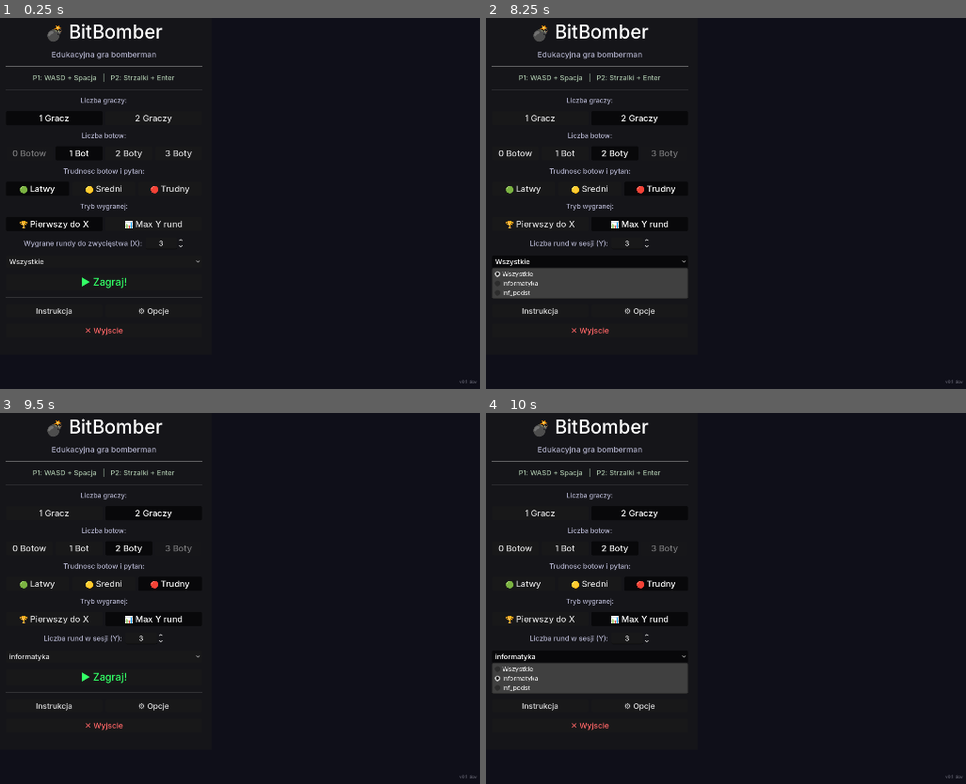
Above: before the commit, frames 1-4 (two rows, left to right).
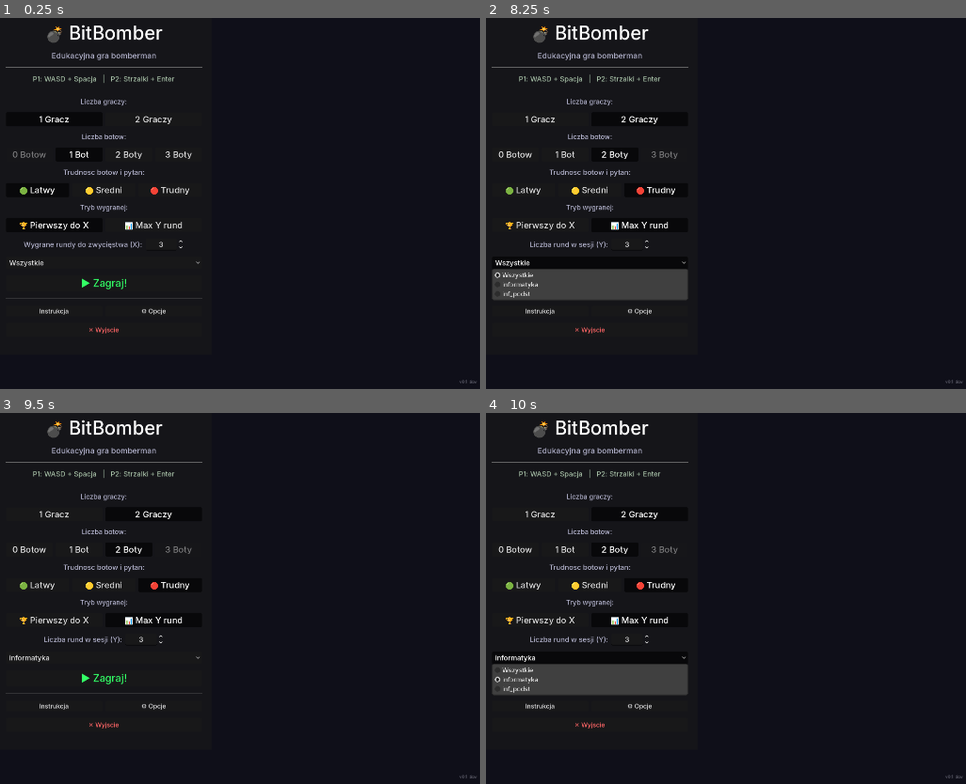
Above: after the commit, the same moments.

Repository: DaVideX12324/BitBomber
Game: Godot game, scene res://scenes/game.tscn
Two runs of this game, one before a commit and one after it. Both use one fixed random seed, a clock stepped at 60 frames per second and the inputs below.
Inputs:
- Up to frame 1 (0.25 s): no input
- Up to frame 2 (8.25 s): click "1 Gracz" at 0.5 s; click "2 Graczy" at 1.25 s; click "0 Botow" at 2 s; click "1 Bot" at 2.75 s; click "2 Boty" at 3.5 s; click "🟢 Latwy" at 4.25 s; click "🟡 Sredni" at 5 s; click "🔴 Trudny" at 5.75 s; click "🏆 Pierwszy do X" at 6.5 s; click "📊 Max Y rund" at 7.25 s; click "Wszystkie" at 8 s
- Up to frame 3 (9.5 s): click "▶ Zagraj!" at 8.75 s
- Up to frame 4 (10 s): click "informatyka" at 9.5 s

The runs differ from the first frame. In frame 1, 3.1% of the frame differs, in the area x 1-43%, y 1-86%; in frame 2, 3.0%; in frame 3, 3.0%; in frame 4, 3.0%.

Commit message:
feat(ui): full UIScaleManager integration in main_menu

Diff:
--- a/scripts/main_menu.gd
+++ b/scripts/main_menu.gd
@@ -29,6 +29,9 @@
 @onready var _diff_hbox      : HBoxContainer  = $"Center/Panel/VBox/HBoxDiff"
 @onready var _quiz_opt       : OptionButton   = $"Center/Panel/VBox/QuizOpt"
 @onready var _start_btn      : Button         = $"Center/Panel/VBox/BtnStart"
+@onready var _btn_quit       : Button         = $"Center/Panel/VBox/BtnQuit"
+@onready var _btn_help       : Button         = $"Center/Panel/VBox/HBoxMeta/BtnHelp"
+@onready var _btn_options    : Button         = $"Center/Panel/VBox/HBoxMeta/BtnOptions"
 @onready var _options_menu                    = $OptionsMenu
 
 var _sel_players : int = 1
@@ -36,7 +39,10 @@
 var _sel_diff    : int = 0
 var _sel_win     : int = 0
 
-var _help_overlay : ColorRect
+var _help_overlay  : ColorRect
+var _help_title    : Label
+var _help_content  : RichTextLabel
+var _help_close    : Button
 
 
 func _ready() -> void:
@@ -53,10 +59,9 @@
 		var idx := i
 		_win_btns[i].pressed.connect(func(): _set_win(idx))
 	_rounds_spin.value_changed.connect(_on_rounds_changed)
-	_rounds_spin.get_line_edit().add_theme_font_size_override("font_size", 18)
-	$"Center/Panel/VBox/BtnQuit".pressed.connect(get_tree().quit)
-	$"Center/Panel/VBox/HBoxMeta/BtnHelp".pressed.connect(_show_help)
-	$"Center/Panel/VBox/HBoxMeta/BtnOptions".pressed.connect(func(): _options_menu.open())
+	_btn_quit.pressed.connect(get_tree().quit)
+	_btn_help.pressed.connect(_show_help)
+	_btn_options.pressed.connect(func(): _options_menu.open())
 	var quizzes = QuizManager.get_quiz_ids()
 	_quiz_opt.add_item("Wszystkie")
 	for q in quizzes:
@@ -73,15 +78,34 @@
 	UIScaleManager.scale_changed.connect(_on_scale_changed)
 	_on_scale_changed(UIScaleManager.scale_factor)
 
+
 func _on_scale_changed(_s: float) -> void:
 	var fs_btn   := UIScaleManager.px(22)
 	var fs_label := UIScaleManager.px(18)
-	for btn in _players_btns + _bots_btns + _diff_btns + _win_btns:
+	var fs_meta  := UIScaleManager.px(16)
+	# Przyciski wyboru (gracze / boty / trudność / wygrana)
+	for btn: Button in _players_btns + _bots_btns + _diff_btns + _win_btns:
 		btn.add_theme_font_size_override("font_size", fs_btn)
+	# Przyciski główne
 	_start_btn.add_theme_font_size_override("font_size", UIScaleManager.px(26))
+	_btn_quit.add_theme_font_size_override("font_size", fs_meta)
+	_btn_help.add_theme_font_size_override("font_size", fs_meta)
+	_btn_options.add_theme_font_size_override("font_size", fs_meta)
+	# Labele
 	_rounds_label.add_theme_font_size_override("font_size", fs_label)
 	_diff_label.add_theme_font_size_override("font_size", fs_label)
+	# SpinBox
 	_rounds_spin.get_line_edit().add_theme_font_size_override("font_size", fs_label)
+	# OptionButton (quiz)
+	_quiz_opt.add_theme_font_size_override("font_size", fs_label)
+	# Overlay pomocy (jeśli już zbudowany)
+	if _help_title:
+		_help_title.add_theme_font_size_override("font_size", UIScaleManager.px(22))
+	if _help_content:
+		_help_content.add_theme_font_size_override("normal_font_size", UIScaleManager.px(15))
+	if _help_close:
+		_help_close.add_theme_font_size_override("font_size", fs_meta)
+
 
 # ---------------------------------------------------------------------------
 
@@ -155,7 +179,7 @@
 
 
 # ---------------------------------------------------------------------------
-# Instrukcja
+# Instrukcja (budowana dynamicznie)
 # ---------------------------------------------------------------------------
 
 func _build_help_overlay() -> void:
@@ -165,6 +189,7 @@
 	_help_overlay.mouse_filter = Control.MOUSE_FILTER_STOP
 	_help_overlay.visible = false
 	add_child(_help_overlay)
+
 	var panel := PanelContainer.new()
 	panel.set_anchors_preset(Control.PRESET_CENTER)
 	panel.custom_minimum_size = Vector2(640, 500)
@@ -173,28 +198,31 @@
 	panel.offset_right  =  320
 	panel.offset_bottom =  250
 	_help_overlay.add_child(panel)
+
 	var margin := MarginContainer.new()
 	for side in ["left", "right", "top", "bottom"]:
 		margin.add_theme_constant_override("margin_" + side, 16)
 	panel.add_child(margin)
+
 	var vbox := VBoxContainer.new()
 	vbox.add_theme_constant_override("separation", 12)
 	margin.add_child(vbox)
-	var title := Label.new()
-	title.text = "💣  Jak grać w BitBomber?"
-	title.add_theme_font_size_override("font_size", 22)
-	title.horizontal_alignment = HORIZONTAL_ALIGNMENT_CENTER
-	vbox.add_child(title)
+
+	_help_title = Label.new()
+	_help_title.text = "\U0001F4A3  Jak gra\u0107 w BitBomber?"
+	_help_title.horizontal_alignment = HORIZONTAL_ALIGNMENT_CENTER
+	vbox.add_child(_help_title)
 	vbox.add_child(HSeparator.new())
+
 	var scroll := ScrollContainer.new()
 	scroll.size_flags_vertical = Control.SIZE_EXPAND_FILL
 	vbox.add_child(scroll)
-	var content := RichTextLabel.new()
-	content.bbcode_enabled = true
-	content.fit_content = true
-	content.size_flags_horizontal = Control.SIZE_EXPAND_FILL
-	content.add_theme_font_size_override("normal_font_size", 15)
-	content.text = """[b]Cel gry[/b]
+
+	_help_content = RichTextLabel.new()
+	_help_content.bbcode_enabled = true
+	_help_content.fit_content = true
+	_help_content.size_flags_horizontal = Control.SIZE_EXPAND_FILL
+	_help_content.text = """[b]Cel gry[/b]
 Wyeliminuj przeciwnik\u00f3w za pomoc\u0105 bomb! Ostatni \u017cywy gracz (lub ten z najwi\u0119ksz\u0105 liczb\u0105 wygranych rund) zdobywa zwyci\u0119stwo.
 
 [b]Sterowanie \u2014 Gracz 1[/b]
@@ -222,12 +250,13 @@
   [b]\u0141atwy[/b]   bot reaguje wolno, proste pytania
   [b]\u015arednii[/b]   wywa\u017cony balans
   [b]Trudny[/b]   bot agresywny, trudniejsze pytania"""
-	scroll.add_child(content)
+	scroll.add_child(_help_content)
+
 	vbox.add_child(HSeparator.new())
-	var btn_close := Button.new()
-	btn_close.text = "Zamknij  [ESC]"
-	btn_close.pressed.connect(_hide_help)
-	vbox.add_child(btn_close)
+	_help_close = Button.new()
+	_help_close.text = "Zamknij  [ESC]"
+	_help_close.pressed.connect(_hide_help)
+	vbox.add_child(_help_close)
 
 
 func _input(event: InputEvent) -> void:
